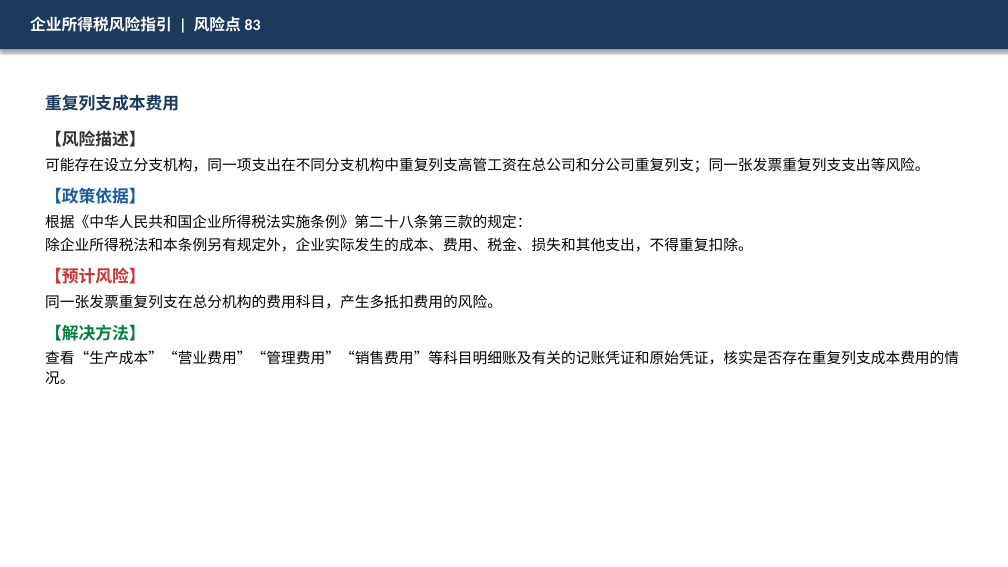
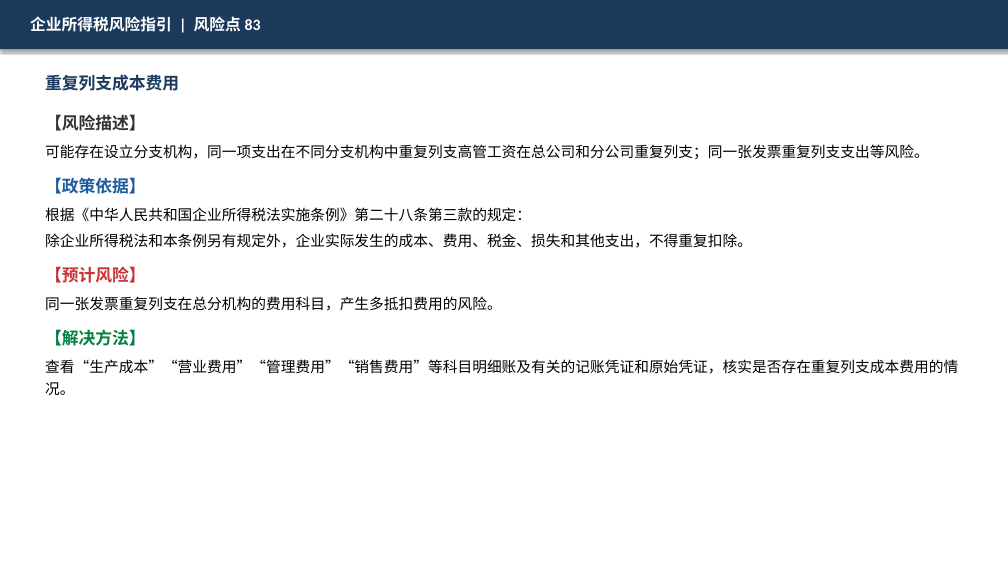
Before and after one commit to SlainTroyard/ppt, a slide deck: slide 84 of ppts_output_v3/02_企业所得税风险指引.pptx. Drawn at 1008x567 pixels with LibreOffice and Linux fonts; fonts in the diff are those of the drawing. Boxes give left, top, right and bottom in pixels: in the first picture for what was removed or moved away, otherwise in the second. Text is boxed around its words. In the diff, an @@ line names an element or a change of style, - is before the commit and + after.

```diff
--- a/ppts_output_v3/02_企业所得税风险指引.pptx
+++ b/ppts_output_v3/02_企业所得税风险指引.pptx
@@ text "重复列支成本费用" at box(45, 74, 958, 395): line spacing 20.8pt to 1.25; line spacing 18.2pt to 1.25 @@
```
Also in this commit, not shown: 87 other slides changed, 20 other files.
